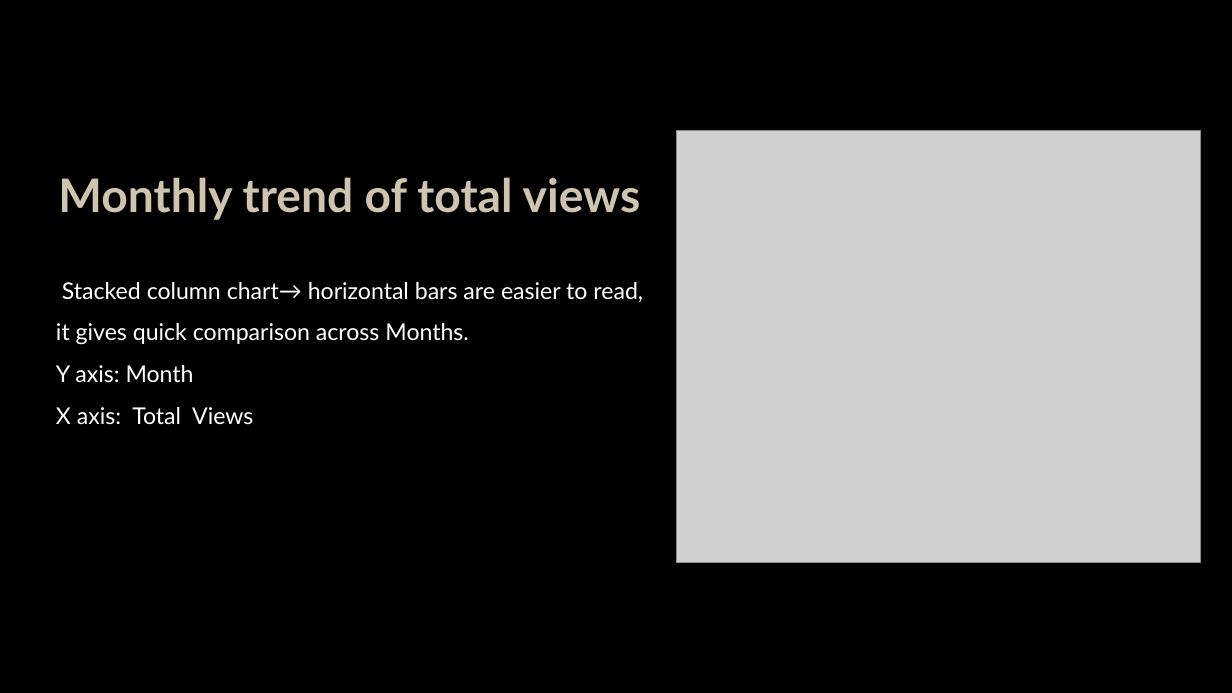
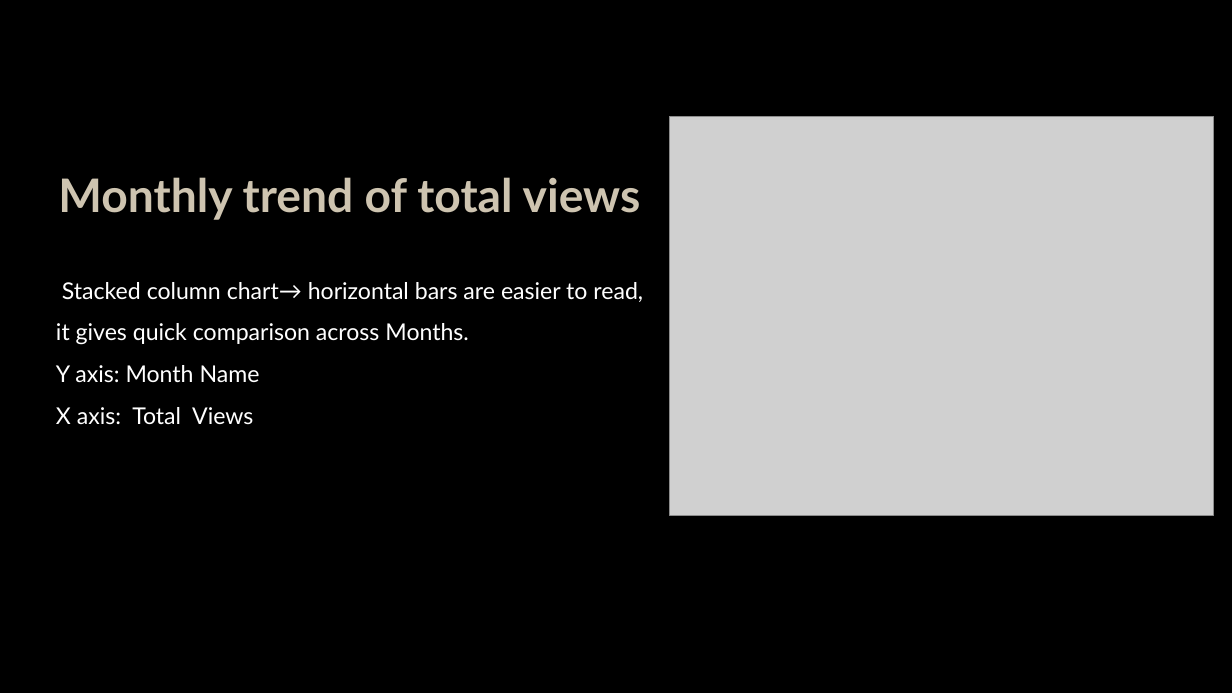
Before and after one commit to ISWARYA-LAKSHMI12/ISWARYALAKSHMK-DPBA, a slide deck: slide 13 of Youtube Channel Growth Analysis.pptx. Drawn at 1232x693 pixels with LibreOffice and Linux fonts; fonts in the diff are those of the drawing; grey boxes stand for pictures; background and template pictures are left out. Boxes give left, top, right and bottom in pixels: in the first picture for what was removed or moved away, otherwise in the second. Text is boxed around its words. In the diff, an @@ line names an element or a change of style, - is before the commit and + after.

```diff
--- a/Youtube Channel Growth Analysis.pptx
+++ b/Youtube Channel Growth Analysis.pptx
@@ picture: place and size @@
-picture at (677,130,1201,562)
+picture at (670,116,1214,516)
@@ text at (56,365,260,383): text changed @@
-Y axis: Month
+Y axis: Month Name
```
Also in this commit, not shown: 7 other slides changed, 2 slides added, 1 slide removed.
